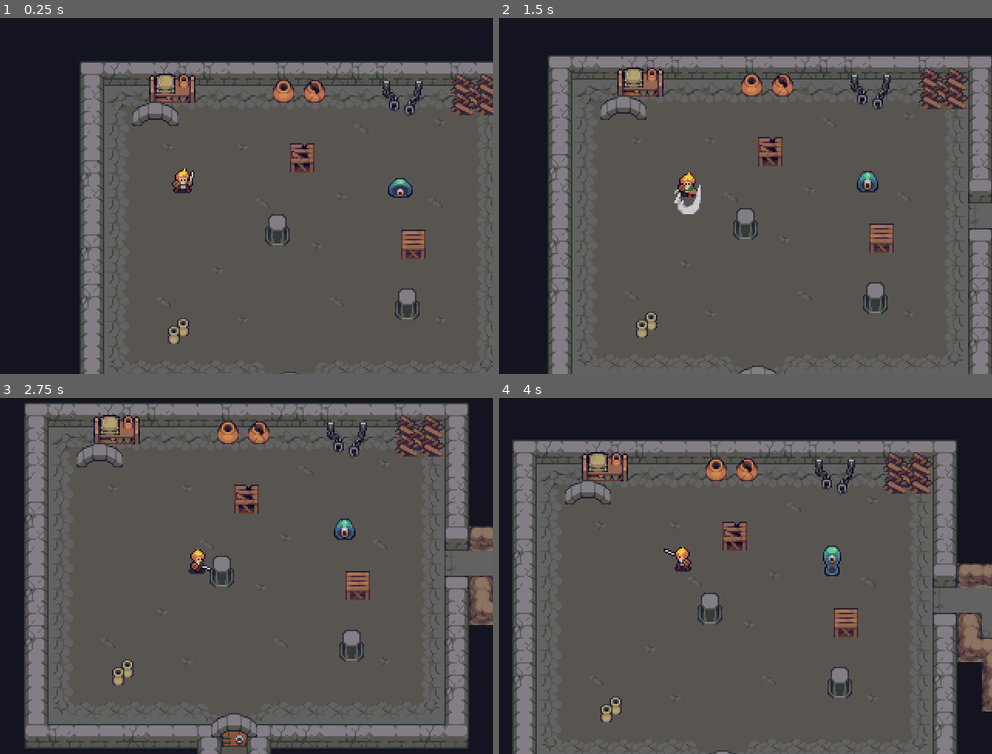
Above: before the commit, frames 1-4 (two rows, left to right).
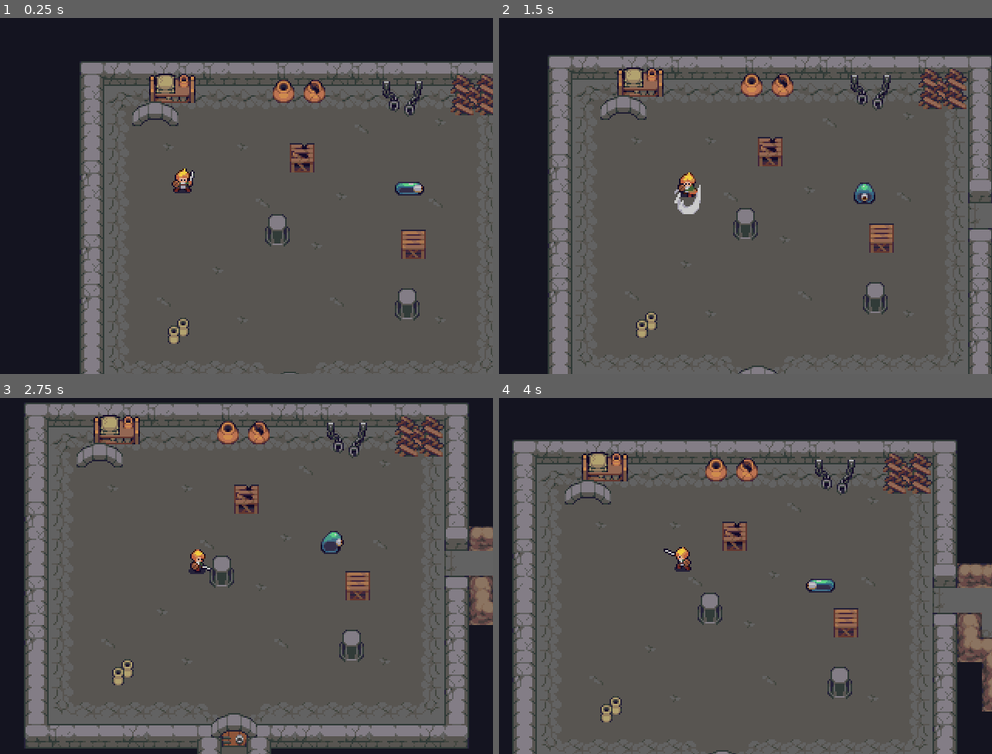
Above: after the commit, the same moments.

Repository: cl3m0ns/ProjectAlpha
Game: Godot game, scene res://Scenes/TestWorld.tscn
Two runs of this game, one before a commit and one after it. Both use one fixed random seed, a clock stepped at 60 frames per second and the inputs below.
Inputs:
- Up to frame 1 (0.25 s): no input
- Up to frame 2 (1.5 s): hold D (right) 0.53-1.28 s; tap Space (attack) at 0.6, 1.35 s; hold S (down) from 1.28 s (still down)
- Up to frame 3 (2.75 s): release S (down) at 2.03 s; hold D (right) from 2.03 s (still down); tap Space (attack) at 2.1 s
- Up to frame 4 (4 s): release D (right) at 2.78 s; hold W (up) 2.78-3.53 s; tap Space (attack) at 2.85, 3.6 s; hold A (left) from 3.53 s (still down)

The runs differ from the first frame. In frame 1, 0.3% of the frame differs, in the area x 78-87%, y 44-51%; in frame 2, 0.3%; in frame 3, 0.4%; in frame 4, 0.4%, in the area x 62-70%, y 41-55%.

Commit message:
progress on slime

Diff:
--- a/Enemies/Slime.gd
+++ b/Enemies/Slime.gd
@@ -1,8 +1,8 @@
 extends "res://Enemies/Enemy.gd"
 
-# Declare member variables here. Examples:
-# var a = 2
-# var b = "text"
+func set_last_animation_and_velocity():
+	lastAnimation = $AnimationPlayer.get_current_animation()
+	lastVelocity = velocity;
 
 # Called when the node enters the scene tree for the first time.
 func _ready():
@@ -20,15 +20,80 @@
 	elif STATE == states.roam:
 		roam_state()
 
+
+#########################################################
+###### IDLE STATE #######################################
+#########################################################
 func idle_state():
 	$AnimationPlayer.play("idle")
+	set_last_animation_and_velocity()
+	randomize() #ensures the numbers are randomized each time the function is run
+	var nextState = [states.roam, states.idle, states.idle, states.idle]
+	NEXT_STATE = nextState[randi() % nextState.size()]
+	pass
+#########################################################
+
+
+#########################################################
+###### HURT STATE #######################################
+#########################################################
+func attack_state():
+	pass
+#########################################################
+
+
+#########################################################
+###### HURT STATE #######################################
+#########################################################
+func hurt_state():
+	pass
+#########################################################
+
+
+
+#########################################################
+###### ROAM STATE #######################################
+#########################################################
+func roam_state():
+	get_movement()
+	update_roam_sprite()
+
+	move_and_slide(velocity)
+	if !$AnimationPlayer.is_playing():
+		NEXT_STATE = states.idle
 	pass
 
-func attack_state():
-	pass
+func update_roam_sprite():
+	var movingHorizontal = false
+	var movingVertical = false
+	if lastVelocity.x != 0:movingHorizontal = true
+	if lastVelocity.y != 0:movingVertical = true
 
-func hurt_state():
-	pass
+	if velocity.x < 0 && !movingVertical:
+		$Sprite.flip_h = true
+		$AnimationPlayer.play("Walk")
+		FACING = facings.left
+	elif velocity.x > 0 && !movingVertical:
+		$Sprite.flip_h = false
+		$AnimationPlayer.play("Walk")
+		FACING = facings.right
+	elif velocity.y > 0 && !movingHorizontal:
+		$AnimationPlayer.play("Walk Down")
+		FACING = facings.down
+	elif velocity.y < 0 && !movingHorizontal:
+		$AnimationPlayer.play("Walk Up")
+		FACING = facings.up
+	elif velocity.y == 0 && velocity.x == 0:
+		NEXT_STATE = states.idle
+		PREV_STATE = STATE
+	else:
+		$AnimationPlayer.play(lastAnimation)
 
-func roam_state():
-	pass
+func get_movement():
+	var tempVelocity = Vector2()
+	var nextX = [-1, 0, 1]
+	var nextY = [-1, 0, 1]
+	tempVelocity.x += nextX[randi() % nextX.size()]
+	tempVelocity.y += nextY[randi() % nextY.size()]
+	velocity = tempVelocity.normalized() * speed
+#########################################################
--- a/Enemies/Slime.tscn
+++ b/Enemies/Slime.tscn
@@ -1,11 +1,26 @@
-[gd_scene load_steps=5 format=2]
+[gd_scene load_steps=6 format=2]
 
 [ext_resource path="res://Enemies/Enemy.tscn" type="PackedScene" id=1]
 [ext_resource path="res://Enemies/Slime.gd" type="Script" id=2]
 [ext_resource path="res://Enemies/chara_slime.png" type="Texture" id=3]
 
 [sub_resource type="Animation" id=1]
-resource_name = "idle"
+resource_name = "Walk"
+length = 0.4
+tracks/0/type = "value"
+tracks/0/path = NodePath("Sprite:frame")
+tracks/0/interp = 1
+tracks/0/loop_wrap = true
+tracks/0/imported = false
+tracks/0/enabled = true
+tracks/0/keys = {
+"times": PoolRealArray( 0, 0.1, 0.2, 0.3 ),
+"transitions": PoolRealArray( 1, 1, 1, 1 ),
+"update": 1,
+"values": [ 12, 13, 14, 15 ]
+}
+
+[sub_resource type="Animation" id=2]
 length = 0.6
 loop = true
 tracks/0/type = "value"
@@ -21,17 +36,18 @@
 "values": [ 0, 1, 2, 5, 6 ]
 }
 
-[node name="Slime" instance=ExtResource( 1 )]
+[node name="Slime" index="0" instance=ExtResource( 1 )]
 script = ExtResource( 2 )
 
 [node name="Sprite" parent="." index="0"]
 texture = ExtResource( 3 )
 vframes = 11
 hframes = 4
-frame = 6
+frame = 15
 
 [node name="CollisionShape2D" parent="." index="1"]
 position = Vector2( 0.0565605, 0.565617 )
 
 [node name="AnimationPlayer" parent="." index="2"]
-anims/idle = SubResource( 1 )
+anims/Walk = SubResource( 1 )
+anims/idle = SubResource( 2 )
